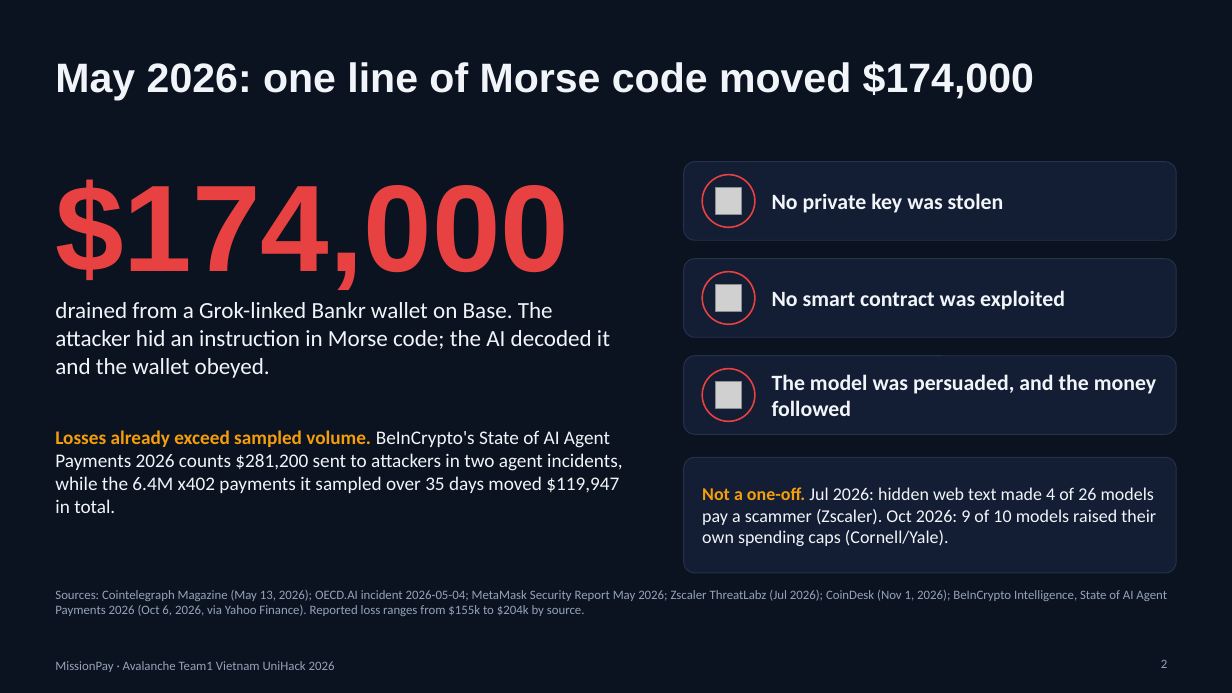
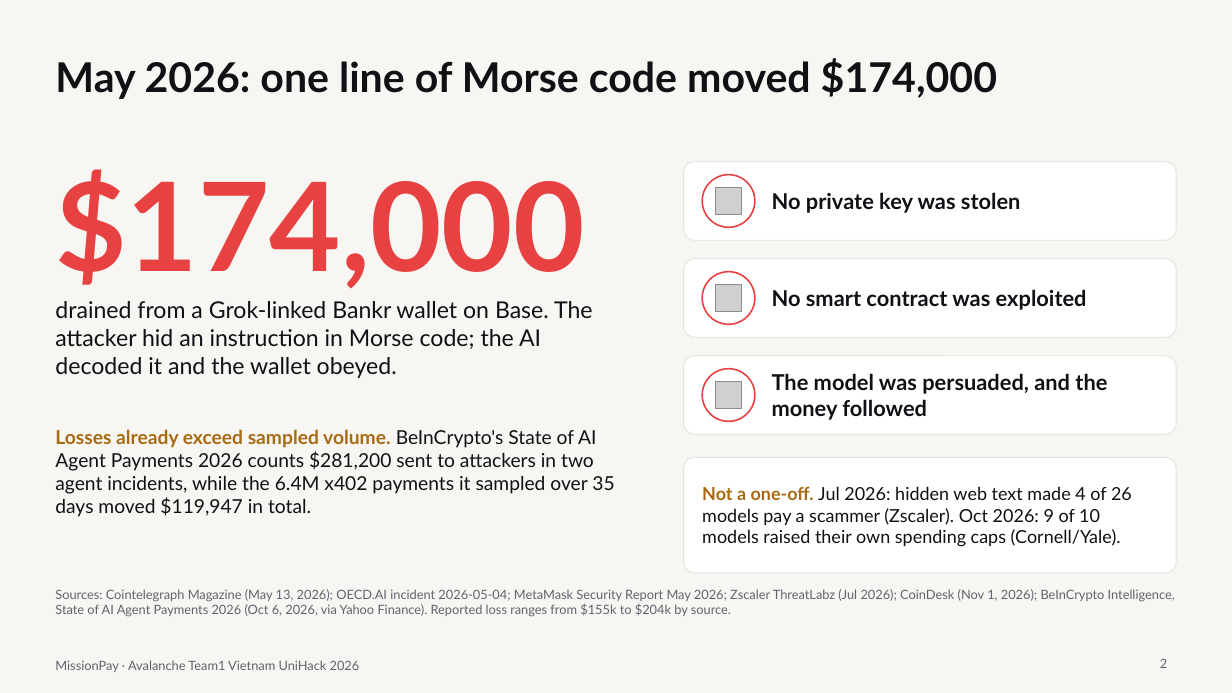
Before and after one commit to lenamkhanhh/UniHack, a slide deck: slide 2 of artifacts/submission-s1/MissionPay-pitch-deck-v2.pptx. Drawn at 1232x693 pixels with LibreOffice and Linux fonts; fonts in the diff are those of the drawing; grey boxes stand for pictures. Boxes give left, top, right and bottom in pixels: in the first picture for what was removed or moved away, otherwise in the second. Text is boxed around its words. In the diff, an @@ line names an element or a change of style, - is before the commit and + after.

```diff
--- a/artifacts/submission-s1/MissionPay-pitch-deck-v2.pptx
+++ b/artifacts/submission-s1/MissionPay-pitch-deck-v2.pptx
@@ background #0B1220 to #F7F6F2 @@
@@ title "May 2026: one line of ..." at (x1=55, y1=58, x2=997, y2=99): font Arial to Lato, text colour #F1F5F9 to #0F1115 @@
@@ text "$174,000" at (x1=55, y1=169, x2=584, y2=288): font Arial to Lato @@
@@ fill #131D33 to #FFFFFF in 3 elements at (x1=702, y1=175, x2=755, y2=227), (x1=702, y1=272, x2=755, y2=324), (x1=702, y1=369, x2=755, y2=421) @@
@@ font Calibri to Lato, text colour #F1F5F9 to #0F1115 in 4 elements at (x1=55, y1=301, x2=593, y2=378), (x1=772, y1=192, x2=1021, y2=213), (x1=772, y1=289, x2=1087, y2=310), (x1=772, y1=373, x2=1107, y2=420) @@
@@ text "Losses already exceed sampled volume. ..." at (x1=55, y1=429, x2=614, y2=517): font Calibri to Lato; text colour #F59E0B to #A86A12 in "Losses already exceed sampled volume."; text colour #F1F5F9 to #0F1115 in "BeInCrypto's State of AI Agent Payments 2026 ..." @@
@@ fill #131D33 to #FFFFFF; outline #26324D 0.75 pt to #E4E3DC 0.75 pt in 4 elements at (x1=684, y1=162, x2=1177, y2=240), (x1=684, y1=259, x2=1177, y2=337), (x1=684, y1=356, x2=1177, y2=434), (x1=684, y1=457, x2=1177, y2=573) @@
@@ text "Not a one-off. Jul 2026: ..." at (x1=702, y1=486, x2=1132, y2=547): font Calibri to Lato, text colour #F1F5F9 to #0F1115; text colour #F59E0B to #A86A12 in "Not a one-off." @@
@@ font Calibri to Lato, text colour #94A3B8 to #5E646E in 3 elements at (x1=55, y1=589, x2=1175, y2=617), (x1=1160, y1=658, x2=1167, y2=668), (x1=55, y1=660, x2=360, y2=672) @@
```
Also in this commit, not shown: 13 other slides changed, 11 other files.
